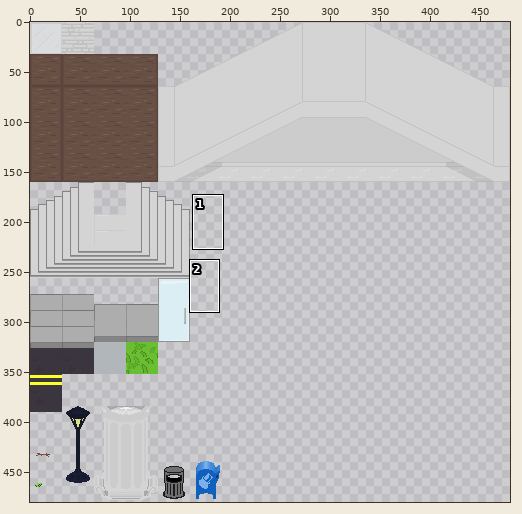
Sprite sheet: tilesets/Museum_Front.png. The first picture is a wide view before the edit; the outline marks the close-up.
Close-up. First the earlier version:
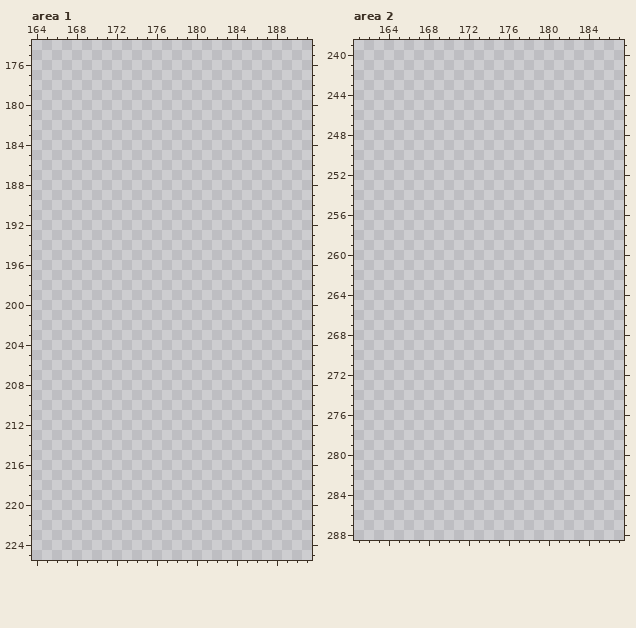
The file is 480x480 pixels. Colours within 5 levels of each other are drawn and written as one. Shown: area 1: x 164..191, y 174..225; area 2: x 161..187, y 239..288. The commit also changed other parts of the picture, which this record leaves out.
And afterwards:
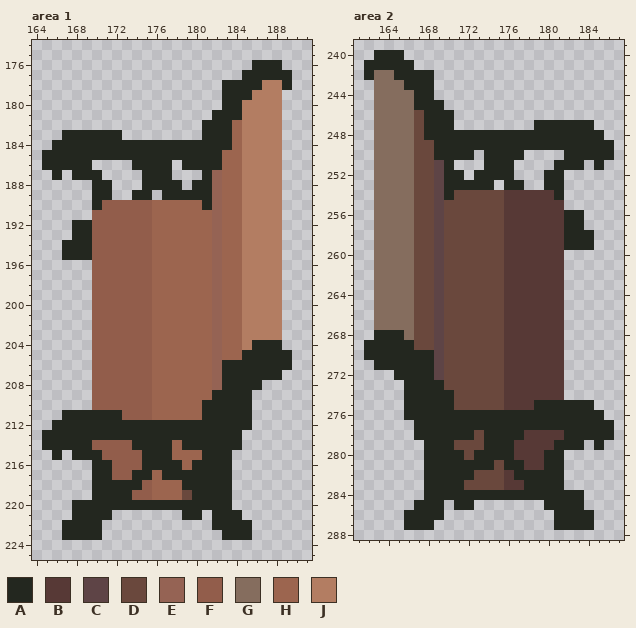
Palette (. is transparent): A #23271f  B #573936  C #5e4446  D #6a483d  E #956354  F #925d4b  G #856d5e  H #9c654f  J #b37d62
Diff:
--- area 1
@@ x 164..191 @@
 175 ............................
-176 ............................
-177 ............................
-178 ............................
-179 ............................
-180 ............................
-181 ............................
-182 ............................
-183 ............................
-184 ............................
-185 ............................
-186 ............................
-187 ............................
-188 ............................
-189 ............................
-190 ............................
-191 ............................
-192 ............................
-193 ............................
-194 ............................
-195 ............................
-196 ............................
-197 ............................
-198 ............................
-199 ............................
-200 ............................
-201 ............................
-202 ............................
-203 ............................
-204 ............................
-205 ............................
-206 ............................
-207 ............................
-208 ............................
-209 ............................
-210 ............................
-211 ............................
-212 ............................
-213 ............................
-214 ............................
-215 ............................
-216 ............................
-217 ............................
-218 ............................
-219 ............................
-220 ............................
-221 ............................
-222 ............................
-223 ............................
+176 ......................AAA...
+177 .....................AAAAA..
+178 ...................AAAAJJA..
+179 ...................AAAJJJ...
+180 ...................AAJJJJ...
+181 ..................AAAJJJJ...
+182 .................AAAHJJJJ...
+183 ...AAAAAA........AAAHJJJJ...
+184 ..AAAAAAAAAAAAAAAAAAHJJJJ...
+185 .AAAAAAAAAAAAAAAAAAHHJJJJ...
+186 .AAAAA....AAAA.AAAAHHJJJJ...
+187 ..A.AAA....AAA...AEHHJJJJ...
+188 ......AA...AAAA.AAEHHJJJJ...
+189 ......AA..AA.AAAAAEHHJJJJ...
+190 ......AFFFFFHHHHHAEHHJJJJ...
+191 ......FFFFFFHHHHHHEHHJJJJ...
+192 ....AAFFFFFFHHHHHHEHHJJJJ...
+193 ....AAFFFFFFHHHHHHEHHJJJJ...
+194 ...AAAFFFFFFHHHHHHEHHJJJJ...
+195 ...AAAFFFFFFHHHHHHEHHJJJJ...
+196 ......FFFFFFHHHHHHEHHJJJJ...
+197 ......FFFFFFHHHHHHEHHJJJJ...
+198 ......FFFFFFHHHHHHEHHJJJJ...
+199 ......FFFFFFHHHHHHEHHJJJJ...
+200 ......FFFFFFHHHHHHEHHJJJJ...
+201 ......FFFFFFHHHHHHEHHJJJJ...
+202 ......FFFFFFHHHHHHEHHJJJJ...
+203 ......FFFFFFHHHHHHEHHJJJJ...
+204 ......FFFFFFHHHHHHEHHJAAA...
+205 ......FFFFFFHHHHHHEHHAAAAA..
+206 ......FFFFFFHHHHHHEAAAAAAA..
+207 ......FFFFFFHHHHHHEAAAAAA...
+208 ......FFFFFFHHHHHHEAAAA.....
+209 ......FFFFFFHHHHHHAAAA......
+210 ......FFFFFFHHHHHAAAAA......
+211 ...AAAAAAFFFHHHHHAAAAA......
+212 ..AAAAAAAAAAAAAAAAAAAA......
+213 .AAAAAAAAAAAAAAAAAAAA.......
+214 .AAAAAFFFFAAAAHAAAAAA.......
+215 ..A.AAAFFFFAAAHHHAAA........
+216 ......AAFFFAAAAHAAAA........
+217 ......AAFFAAHAAAAAAA........
+218 ......AAAAAFHHHAAAAA........
+219 ......AAAAFFHHHDAAAA........
+220 ....AAAAAAAAAAAAAAAA........
+221 ....AAAA.......AA.AAA.......
+222 ...AAAA...........AAAA......
+223 ...AAAA............AAA......
 224 ............................
--- area 2
@@ x 161..187 @@
 239 ...........................
-240 ...........................
-241 ...........................
-242 ...........................
-243 ...........................
-244 ...........................
-245 ...........................
-246 ...........................
-247 ...........................
-248 ...........................
-249 ...........................
-250 ...........................
-251 ...........................
-252 ...........................
-253 ...........................
-254 ...........................
-255 ...........................
-256 ...........................
-257 ...........................
-258 ...........................
-259 ...........................
-260 ...........................
-261 ...........................
-262 ...........................
-263 ...........................
-264 ...........................
-265 ...........................
-266 ...........................
-267 ...........................
-268 ...........................
-269 ...........................
-270 ...........................
-271 ...........................
-272 ...........................
-273 ...........................
-274 ...........................
-275 ...........................
-276 ...........................
-277 ...........................
-278 ...........................
-279 ...........................
-280 ...........................
-281 ...........................
-282 ...........................
-283 ...........................
-284 ...........................
-285 ...........................
-286 ...........................
-287 ...........................
+240 ..AAA......................
+241 .AAAAA.....................
+242 .AGGAAAA...................
+243 ..GGGAAA...................
+244 ..GGGGAA...................
+245 ..GGGGAAA..................
+246 ..GGGGDAAA.................
+247 ..GGGGDAAA........AAAAAA...
+248 ..GGGGDAAAAAAAAAAAAAAAAAA..
+249 ..GGGGDDAAAAAAAAAAAAAAAAAA.
+250 ..GGGGDDAAAA.AAAA....AAAAA.
+251 ..GGGGDDCA...AAA....AAA.A..
+252 ..GGGGDDCAA.AAAA...AA......
+253 ..GGGGDDCAAAAA.AA..AA......
+254 ..GGGGDDCADDDDDBBBBBA......
+255 ..GGGGDDCDDDDDDBBBBBB......
+256 ..GGGGDDCDDDDDDBBBBBBAA....
+257 ..GGGGDDCDDDDDDBBBBBBAA....
+258 ..GGGGDDCDDDDDDBBBBBBAAA...
+259 ..GGGGDDCDDDDDDBBBBBBAAA...
+260 ..GGGGDDCDDDDDDBBBBBB......
+261 ..GGGGDDCDDDDDDBBBBBB......
+262 ..GGGGDDCDDDDDDBBBBBB......
+263 ..GGGGDDCDDDDDDBBBBBB......
+264 ..GGGGDDCDDDDDDBBBBBB......
+265 ..GGGGDDCDDDDDDBBBBBB......
+266 ..GGGGDDCDDDDDDBBBBBB......
+267 ..GGGGDDCDDDDDDBBBBBB......
+268 ..AAAGDDCDDDDDDBBBBBB......
+269 .AAAAADDCDDDDDDBBBBBB......
+270 .AAAAAAACDDDDDDBBBBBB......
+271 ..AAAAAACDDDDDDBBBBBB......
+272 ....AAAACDDDDDDBBBBBB......
+273 .....AAAADDDDDDBBBBBB......
+274 .....AAAAADDDDDBBBBBB......
+275 .....AAAAADDDDDBBBAAAAAA...
+276 .....AAAAAAAAAAAAAAAAAAAA..
+277 ......AAAAAAAAAAAAAAAAAAAA.
+278 ......AAAAAADAAAABBBBAAAAA.
+279 .......AAADDDAAABBBBAAA.A..
+280 .......AAAADAAAABBBAA......
+281 .......AAAAAAADAABBAA......
+282 .......AAAAADDDBAAAAA......
+283 .......AAAADDDDBBAAAA......
+284 .......AAAAAAAAAAAAAAAA....
+285 ......AAA.AA.......AAAA....
+286 .....AAAA...........AAAA...
+287 .....AAA............AAAA...
 288 ...........................
Boxes around the changes in both close-ups, in picture pixels (x1, y1, x2, y2):
added: (42, 60, 292, 540)
added: (364, 50, 614, 530)
